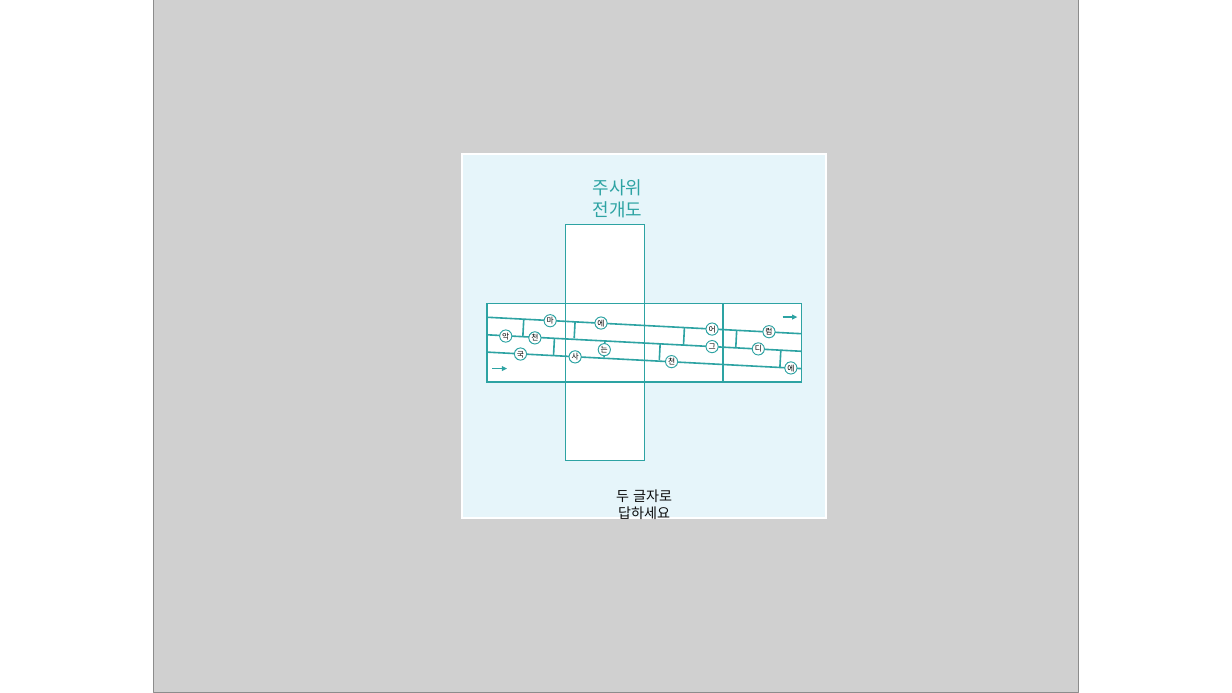
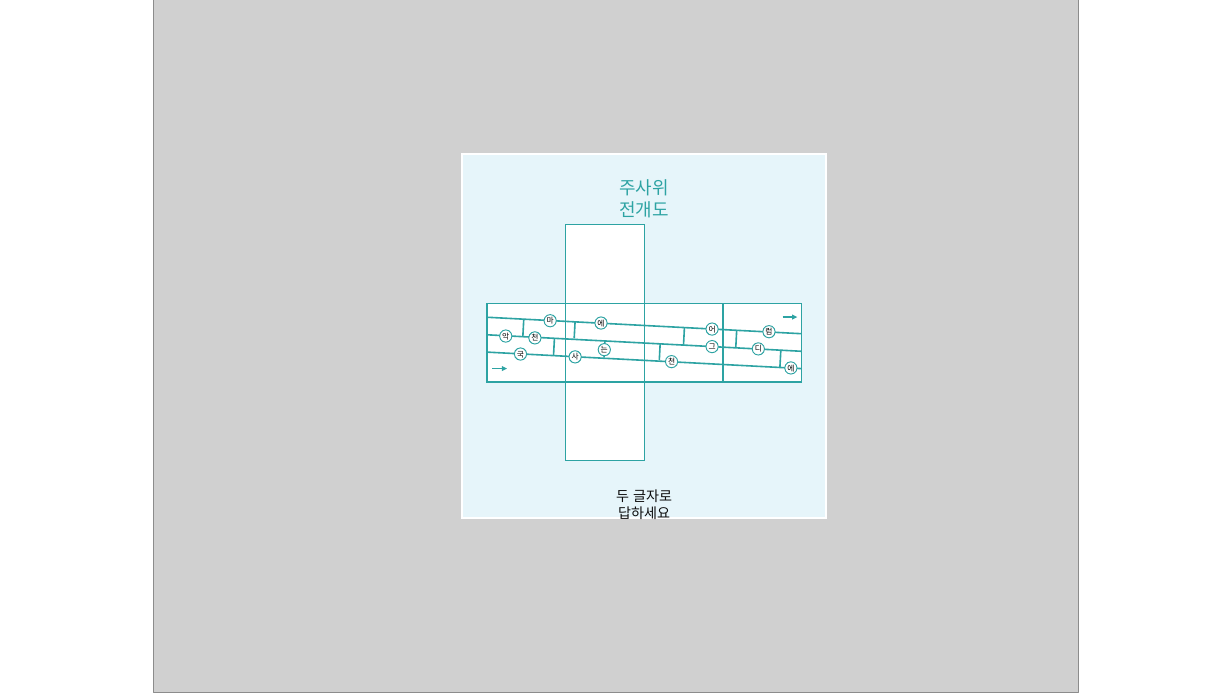
Before and after one commit to SangYoonLee1231/TIL_Study_Note, a slide deck: slide 23 of 미궁 제작 작업/PASSWORLD ESCAPE/패스월드 이스케이프 수정본.pptx (slide 21 before the commit). Drawn at 1232x693 pixels with LibreOffice and Linux fonts; fonts in the diff are those of the drawing; grey boxes stand for pictures. Boxes give left, top, right and bottom in pixels: in the first picture for what was removed or moved away, otherwise in the second. Text is boxed around its words. In the diff, an @@ line names an element or a change of style, - is before the commit and + after.

```diff
--- a/미궁 제작 작업/PASSWORLD ESCAPE/패스월드 이스케이프 수정본.pptx
+++ b/미궁 제작 작업/PASSWORLD ESCAPE/패스월드 이스케이프 수정본.pptx
@@ text "주사위 전개도" at (x1=619, y1=179, x2=669, y2=218): alignment left to centre @@
```
Also in this commit, not shown: 4 other slides changed, 2 slides added, 17 other files.
